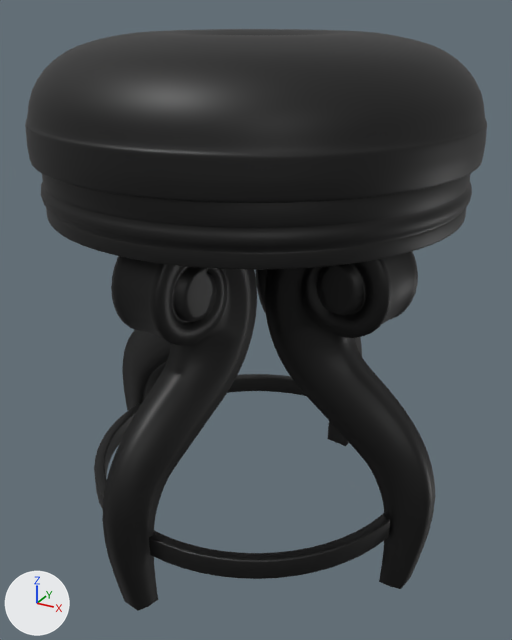
What one commit did to the FBX model test/export/58de157g/58de157g.fbx.
Camera for both pictures: a camera (50 mm lens) standing at (4.41, -8.02, 7.23) and looking at (0.05, -0.09, 3.26). Arrows for +X, +Y and +Z are at lower left; the lights stay in place. Where no turn or scale is listed for an object, it has been applied to the vertices.

Names of what the first picture shows: 'chair_foot_low.003'.
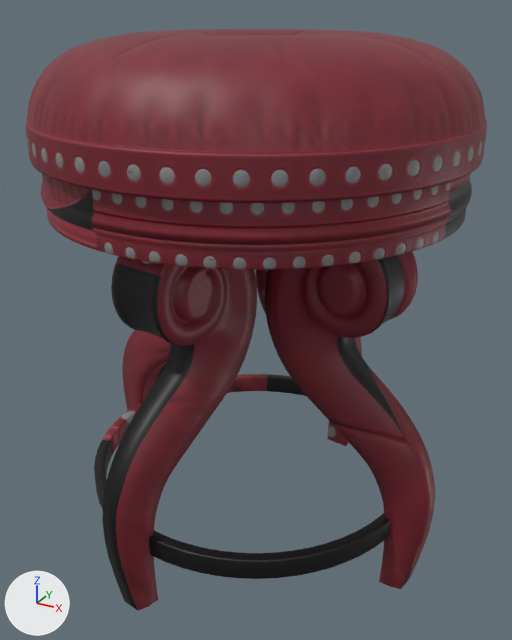
Where the newer file only moved an object's origin or applied its transform, the numbers keep the older frame.

Pixel boxes [x1, y1, x2, y2] of what changed, in the pictures (512 x 640 px):
'chair_foot_low.003', surface changed (black to brown)
    both: [25, 29, 487, 611]

Patch to the scene script:
```diff
--- a/test/export/58de157g/58de157g.fbx.py
+++ b/test/export/58de157g/58de157g.fbx.py
@@ img_t_58de157g_mat1_n_jpg @@
+img_t_58de157g_mat1_n_jpg = load_image('T_58de157g_mat1_N.jpg', 'images/T_58de157g_mat1_N.jpg', 2048, 2048, 'Non-Color')
@@ img_t_58de157g_mat1_bc_jpg @@
+img_t_58de157g_mat1_bc_jpg = load_image('T_58de157g_mat1_BC.jpg', 'images/T_58de157g_mat1_BC.jpg', 2048, 2048, 'sRGB')
@@ mat_mat1 @@
 n0 = _N.new('ShaderNodeBsdfPrincipled'); n0.name = 'Principled BSDF'
-n0.inputs[0].default_value = (0.0, 0.0, 0.0, 1.0)  # 'Base Color', black #000000
 n1 = _N.new('ShaderNodeOutputMaterial'); n1.name = 'Material Output'
+n2 = _N.new('ShaderNodeTexImage'); n2.name = 'Image Texture'
+n2.image = img_t_58de157g_mat1_bc_jpg
+n3 = _N.new('ShaderNodeTexImage'); n3.name = 'Image Texture.001'
+n3.image = img_t_58de157g_mat1_n_jpg
+n4 = _N.new('ShaderNodeNormalMap'); n4.name = 'Normal Map'
 _L.new(n0.outputs[0], n1.inputs[0])  # 'BSDF' to 'Surface'
+_L.new(n2.outputs[0], n0.inputs[0])  # 'Color' to 'Base Color'
+_L.new(n3.outputs[0], n4.inputs[1])  # 'Color' to 'Color'
+_L.new(n4.outputs[0], n0.inputs[5])  # 'Normal' to 'Normal'
```
